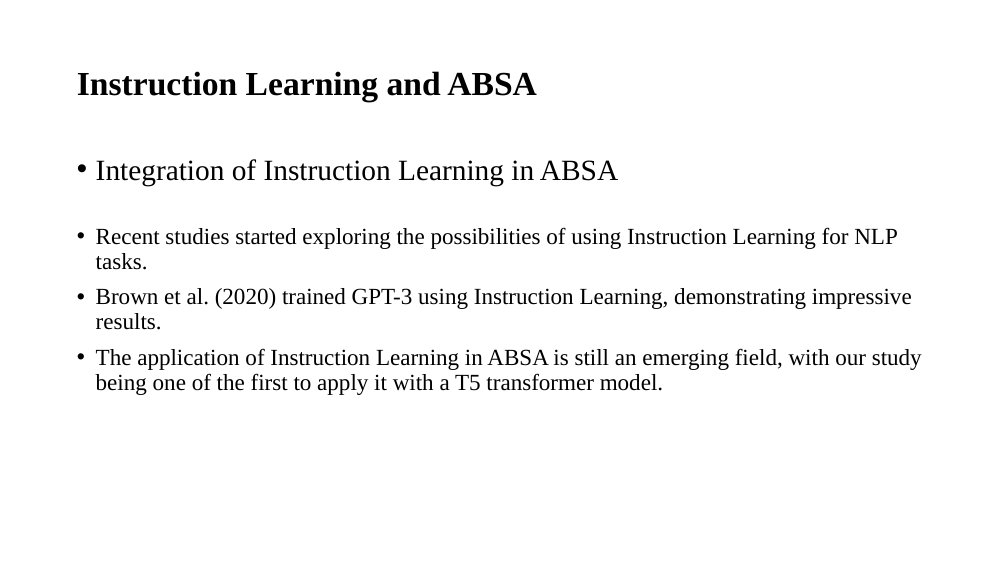
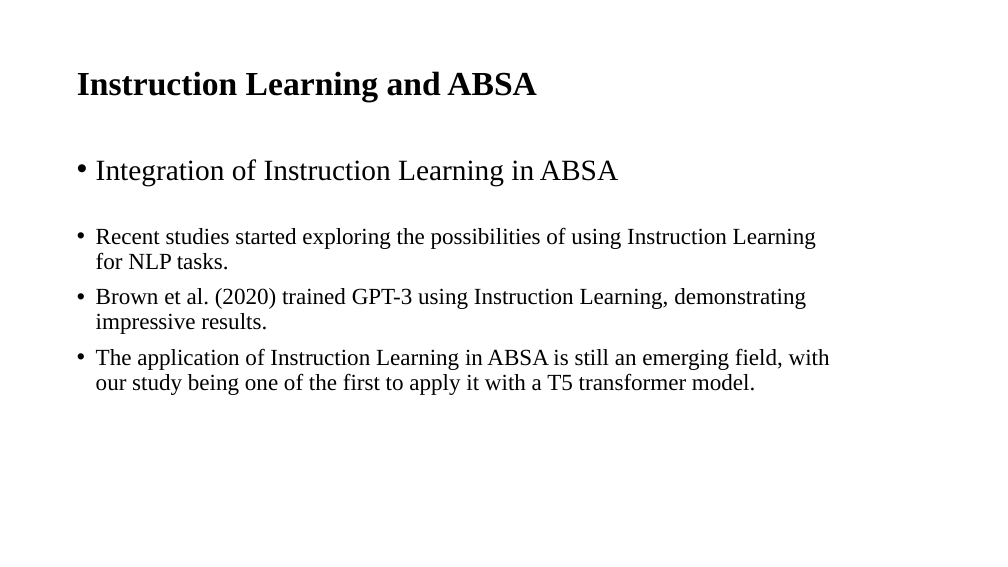
Before and after one commit to rohitmathurcode/Sentiment_recommendation, a slide deck: slide 6 of Thesis_ppt.pptx. Drawn at 1008x567 pixels with LibreOffice and Linux fonts; fonts in the diff are those of the drawing. Boxes give left, top, right and bottom in pixels: in the first picture for what was removed or moved away, otherwise in the second. Text is boxed around its words. In the diff, an @@ line names an element or a change of style, - is before the commit and + after.

```diff
--- a/Thesis_ppt.pptx
+++ b/Thesis_ppt.pptx
@@ text "Recent studies started exploring the ..." rewrapped from (96,227,922,395) to (96,227,830,395) @@
```
Also in this commit, not shown: 3 other slides changed, 6 slides added, 1 other file.
